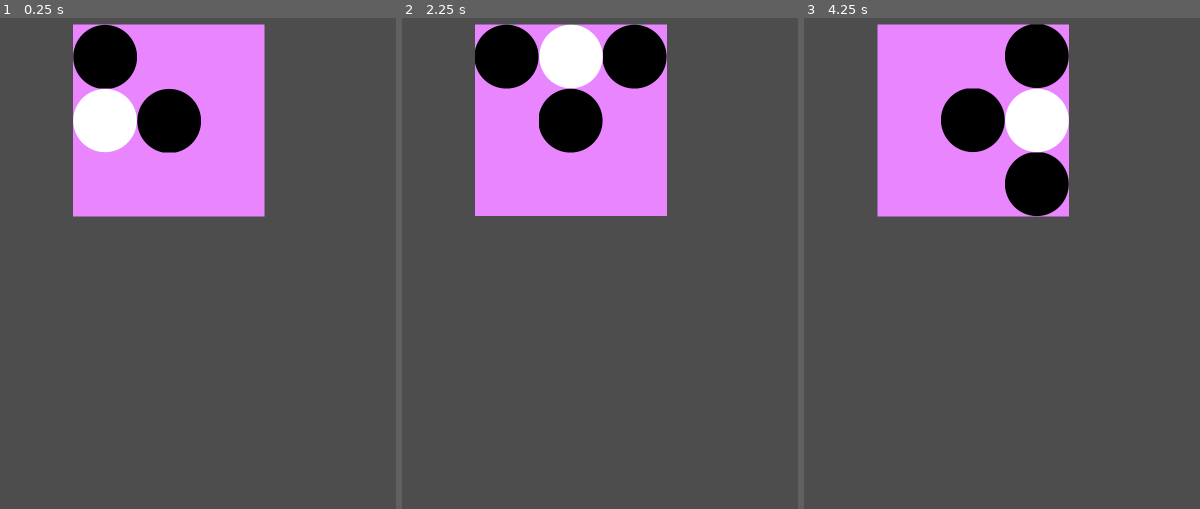
Above: before the commit, frames 1-3 (left to right).
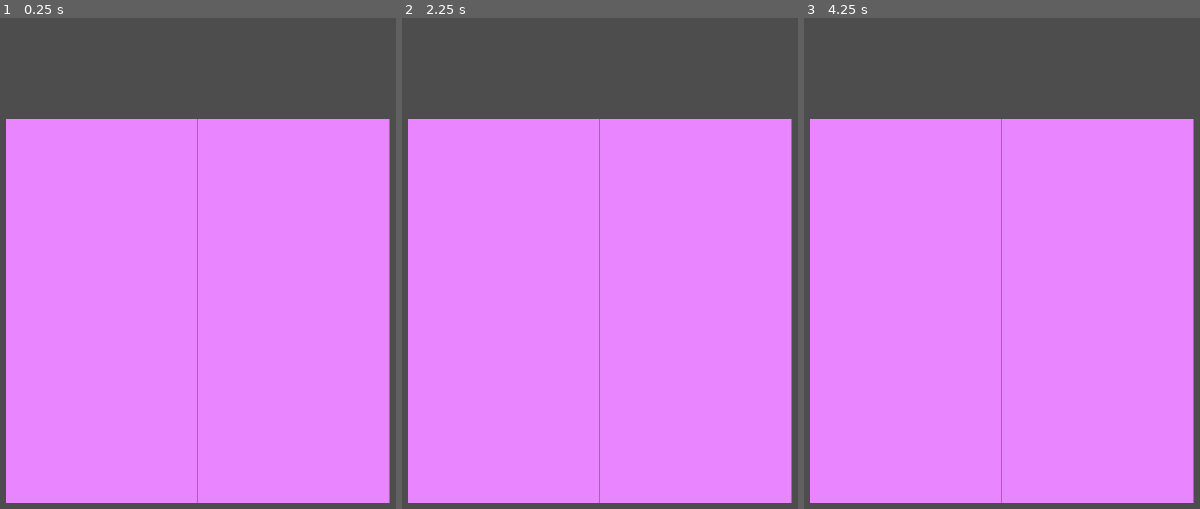
Above: after the commit, the same moments.

Repository: jokw1228/Finish_The_Game
Game: Godot game, scene res://scenes/game_pentago/game_pentago.tscn
Two runs of this game, one before a commit and one after it. Both use one fixed random seed, a clock stepped at 60 frames per second and the inputs below.
Inputs:
- Up to frame 1 (0.25 s): no input
- Up to frame 2 (2.25 s): tap Enter at 0.5, 2 s; tap Space at 1.25 s
- Up to frame 3 (4.25 s): tap Space at 2.75 s; tap Enter at 3.5 s

The runs differ from the first frame. In frame 1, 78% of the frame differs, in the area x 1-99%, y 1-99%; in frame 2, 77%; in frame 3, 79%.

Commit message:
PentagoBoard 신 추가

Diff:
--- a/finish-the-game/scenes/game_pentago/game_pentago.tscn
+++ b/finish-the-game/scenes/game_pentago/game_pentago.tscn
@@ -1,8 +1,8 @@
 [gd_scene load_steps=2 format=3 uid="uid://cw15k683mc1sj"]
 
-[ext_resource type="PackedScene" uid="uid://cio1qgik1vh52" path="res://scenes/game_pentago/pentago_sub_board.tscn" id="1_jcbrv"]
+[ext_resource type="PackedScene" uid="uid://4f4fdpxipnid" path="res://scenes/game_pentago/pentago_board.tscn" id="1_xg6kn"]
 
 [node name="GamePentago" type="Node2D"]
 
-[node name="PentagoSubBoard" parent="." instance=ExtResource("1_jcbrv")]
-position = Vector2(482, 579)
+[node name="PentagoBoard" parent="." instance=ExtResource("1_xg6kn")]
+position = Vector2(540, 960)
--- /dev/null
+++ b/finish-the-game/scenes/game_pentago/pentago_board.gd
@@ -0,0 +1,26 @@
+extends Node2D
+class_name PentagoBoard
+
+const cell_image_size = 128.0 # pixel size
+
+var board_size: int = 2
+var subboard_size: int = 3
+
+var subboards: Array = []
+
+func _ready() -> void:
+	set_board()
+
+func set_board() -> void:
+	var subboard_pixel_size: float = subboard_size * cell_image_size
+	for i in range(board_size):
+		var temp: Array[PentagoSubBoard] = []
+		for j in range(board_size):
+			var inst: PentagoSubBoard \
+			= PentagoSubBoardCreator.create\
+			(Vector2((i - float(board_size - 1.0) / 2.0) * subboard_pixel_size, \
+			(j - float(board_size - 1.0) / 2.0) * subboard_pixel_size), \
+			subboard_size)
+			temp.append(inst)
+			add_child(inst)
+		subboards.append(temp)
--- /dev/null
+++ b/finish-the-game/scenes/game_pentago/pentago_board.tscn
@@ -0,0 +1,6 @@
+[gd_scene load_steps=2 format=3 uid="uid://4f4fdpxipnid"]
+
+[ext_resource type="Script" path="res://scenes/game_pentago/pentago_board.gd" id="1_eu856"]
+
+[node name="PentagoBoard" type="Node2D"]
+script = ExtResource("1_eu856")
--- a/finish-the-game/scenes/game_pentago/pentago_sub_board.gd
+++ b/finish-the-game/scenes/game_pentago/pentago_sub_board.gd
@@ -12,23 +12,6 @@
 	# Cells initialization
 	_cells_initializaiton(cells)
 
-	put_stone(Vector2(0, 0), 1)
-	put_stone(Vector2(0, 1), 2)
-	put_stone(Vector2(1, 1), 1)
-
-	print(cells)
-	await get_tree().create_timer(2).timeout
-
-	rotate_cw()
-	print(cells)
-
-	put_stone(Vector2(0, 0), 1)
-	print(cells, "asdf")
-	await get_tree().create_timer(2).timeout
-
-	rotate_cw()
-	print(cells)
-
 func _cells_initializaiton(array_to_init: Array): # Cells initialization (filling it with zero)
 	for i in range(size):
 		var temp: Array[int] = []
@@ -40,7 +23,9 @@
 	# absolute_position_to_put: player's perspective
 
 	# just put the stone by absolute position(player's perspective)
-	var stone_position: Vector2 = Vector2((absolute_position_to_put.x - (float(size) - 1) / 2.0) * cell_image_size, (absolute_position_to_put.y - (float(size) - 1) / 2.0) * cell_image_size)
+	var stone_position: Vector2 \
+	= Vector2((absolute_position_to_put.x - (float(size) - 1) / 2.0) * cell_image_size, \
+	(absolute_position_to_put.y - (float(size) - 1) / 2.0) * cell_image_size)
 	stone_position = stone_position.rotated(-self.rotation) # Absolutely!!
 	var stone: PentagoStone = PentagoStoneCreator.create(stone_position, color_to_put)
 	add_child(stone)
--- /dev/null
+++ b/finish-the-game/scenes/game_pentago/pentago_sub_board_creator.gd
@@ -0,0 +1,10 @@
+extends Node
+class_name PentagoSubBoardCreator
+
+const PentagoSubBoard_scene = "res://scenes/game_pentago/pentago_sub_board.tscn"
+
+static func create(position_to_set: Vector2, size_to_set: int = 3) -> PentagoSubBoard:
+	var inst: PentagoSubBoard = preload(PentagoSubBoard_scene).instantiate() as PentagoSubBoard
+	inst.position = position_to_set
+	inst.size = size_to_set
+	return inst
